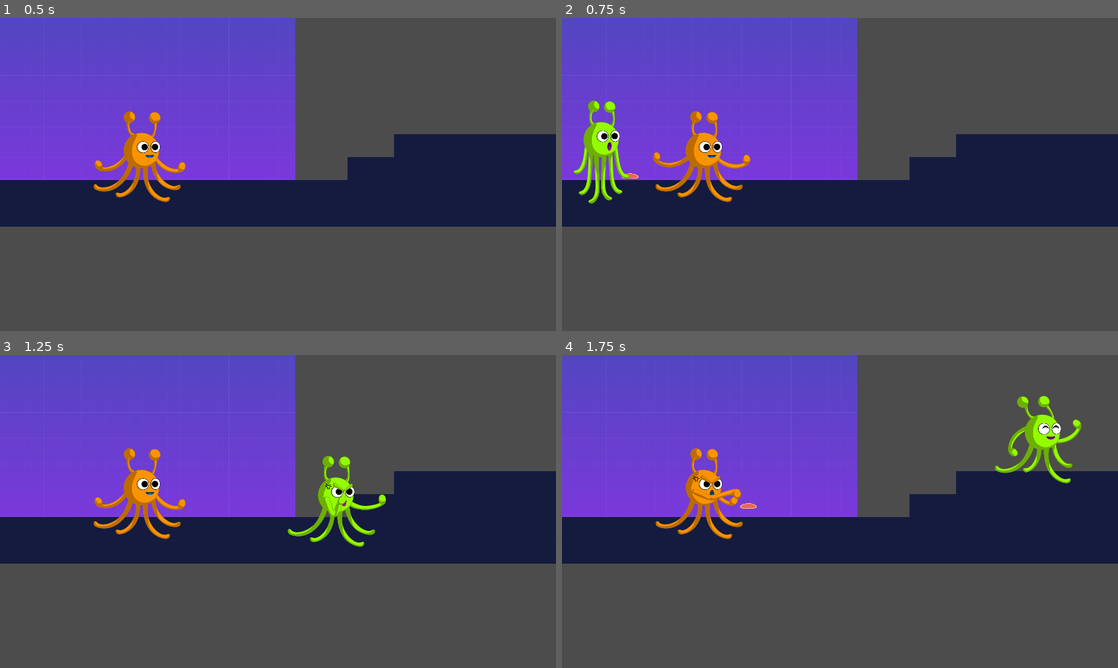
Above: before the commit, frames 1-4 (two rows, left to right).
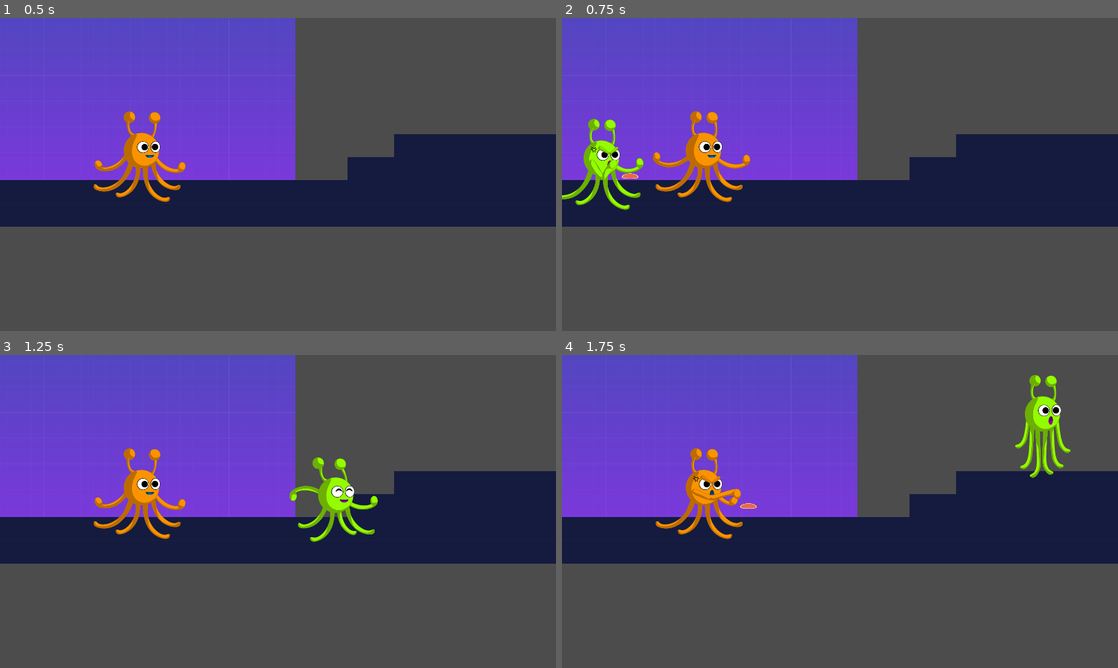
Above: after the commit, the same moments.

Repository: kigari94/IAS
Game: Godot game, scene res://src/Levels/Level01.tscn
The game is run twice, just before and just after one commit, with the same random seed, the same clock (stepped at 60 frames per second) and the same inputs. This scene is started directly instead of the project's main scene.
Inputs:
- Up to frame 1 (0.5 s): no input
- Up to frame 2 (0.75 s): hold D (move_right) from 0.53 s (still down); hold Space (attack) from 0.53 s (still down)
- Up to frame 3 (1.25 s): keep holding D (move_right); keep holding Space (attack); tap W (jump) at 0.77 s
- Up to frame 4 (1.75 s): keep holding D (move_right); release Space (attack) at 1.28 s; tap Keypad Enter (attack_p2) at 1.35 s; tap W (jump) at 1.52 s

Frame 1 is identical in both runs. In frame 2, 1.7% of the frame differs, in the area x 0-15%, y 26-62%; in frame 3, 1.1%; in frame 4, 1.8%, in the area x 77-94%, y 6-42%.

Commit message:
Player 1 Animation fix

Diff:
--- a/src/Actors/Player.tscn
+++ b/src/Actors/Player.tscn
@@ -41,11 +41,12 @@
 "times": PoolRealArray( 0, 0.2, 0.4, 0.6, 0.8 ),
 "transitions": PoolRealArray( 1, 1, 1, 1, 1 ),
 "update": 1,
-"values": [ 15, 16, 17, 18, 19 ]
+"values": [ 5, 6, 7, 8, 9 ]
 }
 
 [sub_resource type="Animation" id=10]
 resource_name = "Idle_Animation"
+loop = true
 tracks/0/type = "value"
 tracks/0/path = NodePath("PlayerAnimation:frame")
 tracks/0/interp = 1
@@ -56,7 +57,7 @@
 "times": PoolRealArray( 0, 0.2 ),
 "transitions": PoolRealArray( 1, 1 ),
 "update": 1,
-"values": [ 0, 0 ]
+"values": [ 0, 1 ]
 }
 
 [sub_resource type="Animation" id=8]
@@ -68,10 +69,10 @@
 tracks/0/imported = false
 tracks/0/enabled = true
 tracks/0/keys = {
-"times": PoolRealArray( 0, 0.3 ),
-"transitions": PoolRealArray( 1, 1 ),
+"times": PoolRealArray( 0, 0.3, 0.6 ),
+"transitions": PoolRealArray( 1, 1, 1 ),
 "update": 1,
-"values": [ 10, 11 ]
+"values": [ 15, 16, 17 ]
 }
 
 [sub_resource type="Animation" id=5]
@@ -114,7 +115,7 @@
 "times": PoolRealArray( 0, 0.4 ),
 "transitions": PoolRealArray( 1, 1 ),
 "update": 1,
-"values": [ 5, 6 ]
+"values": [ 10, 11 ]
 }
 
 [node name="Player2" type="KinematicBody2D"]
